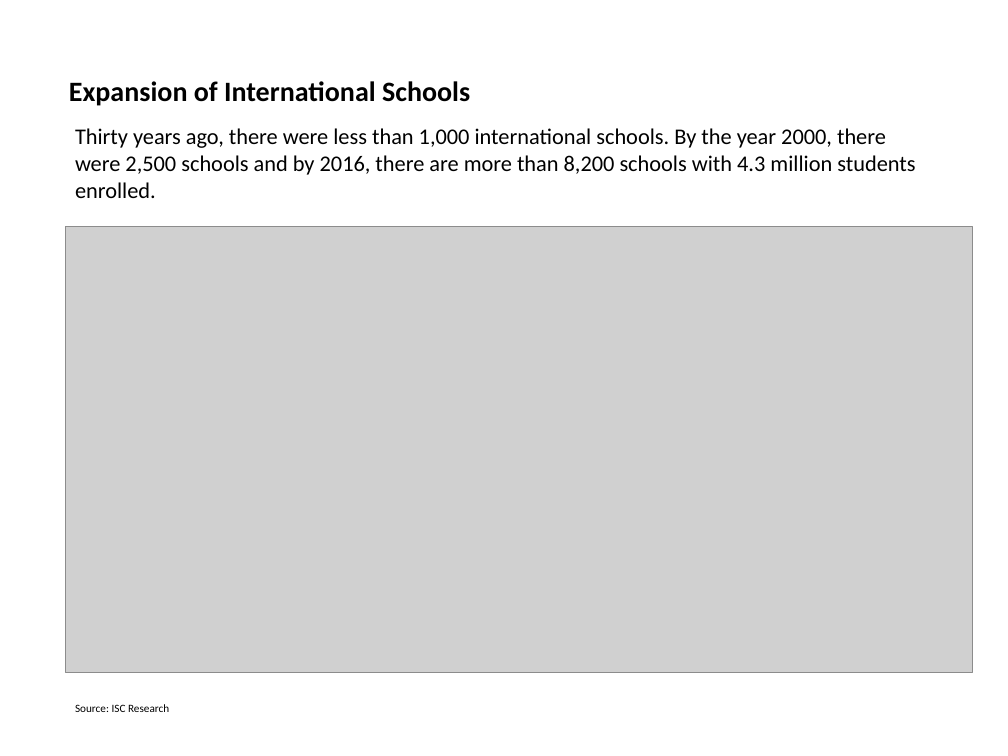
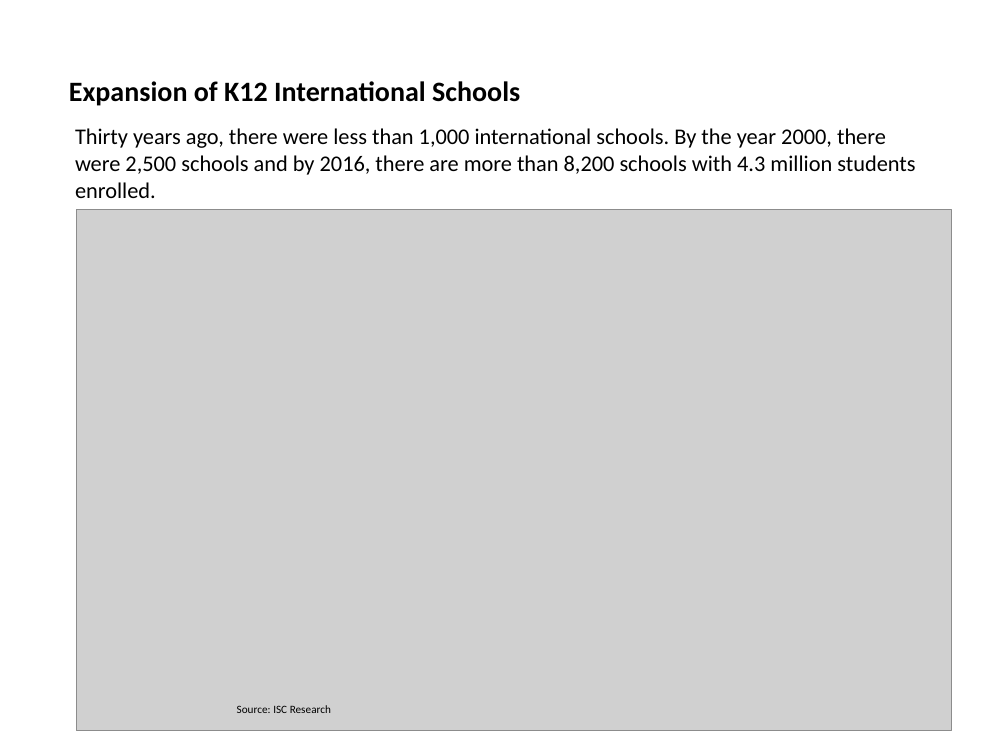
Before and after one commit to kadzema/InternationalSchoolsUS, a slide deck: slide 3 of PowerPoint/International_Schools_DRAFT 13122017.pptx. Drawn at 1008x756 pixels with LibreOffice and Linux fonts; fonts in the diff are those of the drawing; grey boxes stand for pictures. Boxes give left, top, right and bottom in pixels: in the first picture for what was removed or moved away, otherwise in the second. Text is boxed around its words. In the diff, an @@ line names an element or a change of style, - is before the commit and + after.

```diff
--- a/PowerPoint/International_Schools_DRAFT 13122017.pptx
+++ b/PowerPoint/International_Schools_DRAFT 13122017.pptx
@@ title at [69,81,520,106]: text changed @@
-Expansion of International Schools
+Expansion of K12 International Schools
@@ picture: place and size @@
-picture at [66,227,973,672]
+picture at [77,210,952,731]
@@ text "Source: ISC Research": place and size @@
-text "Source: ISC Research" at [75,704,169,712]
+text "Source: ISC Research" at [237,705,331,713]
```
Also in this commit, not shown: 4 other slides changed, 1 slide added, 1 slide removed, 6 other files.
